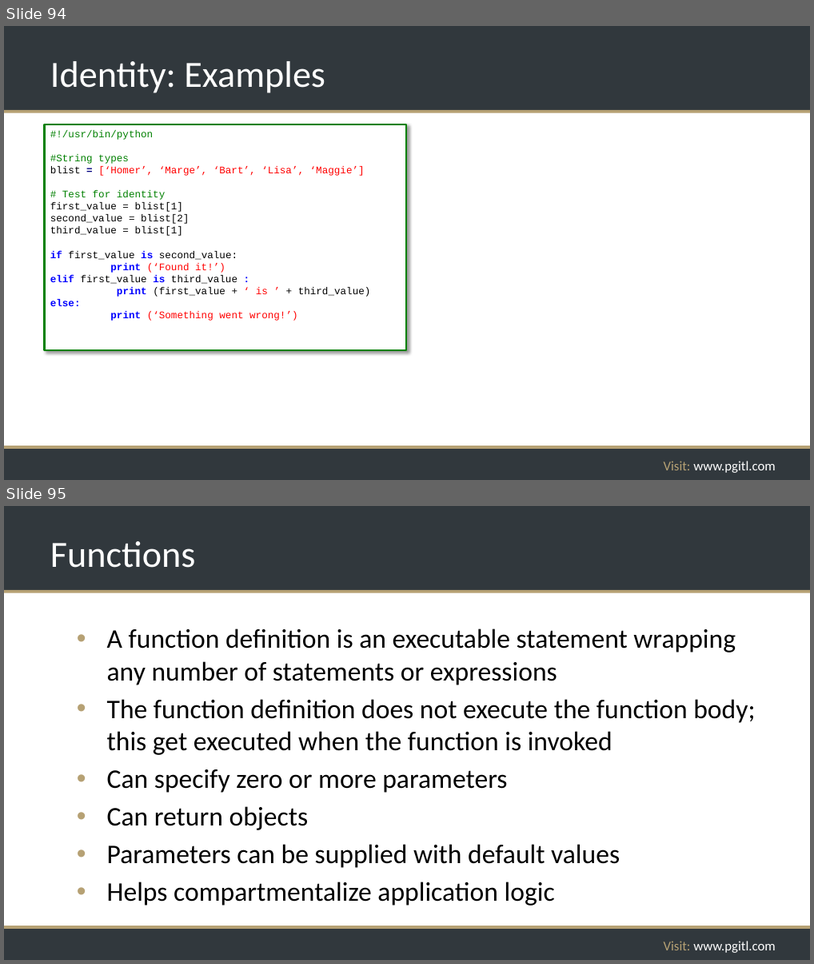
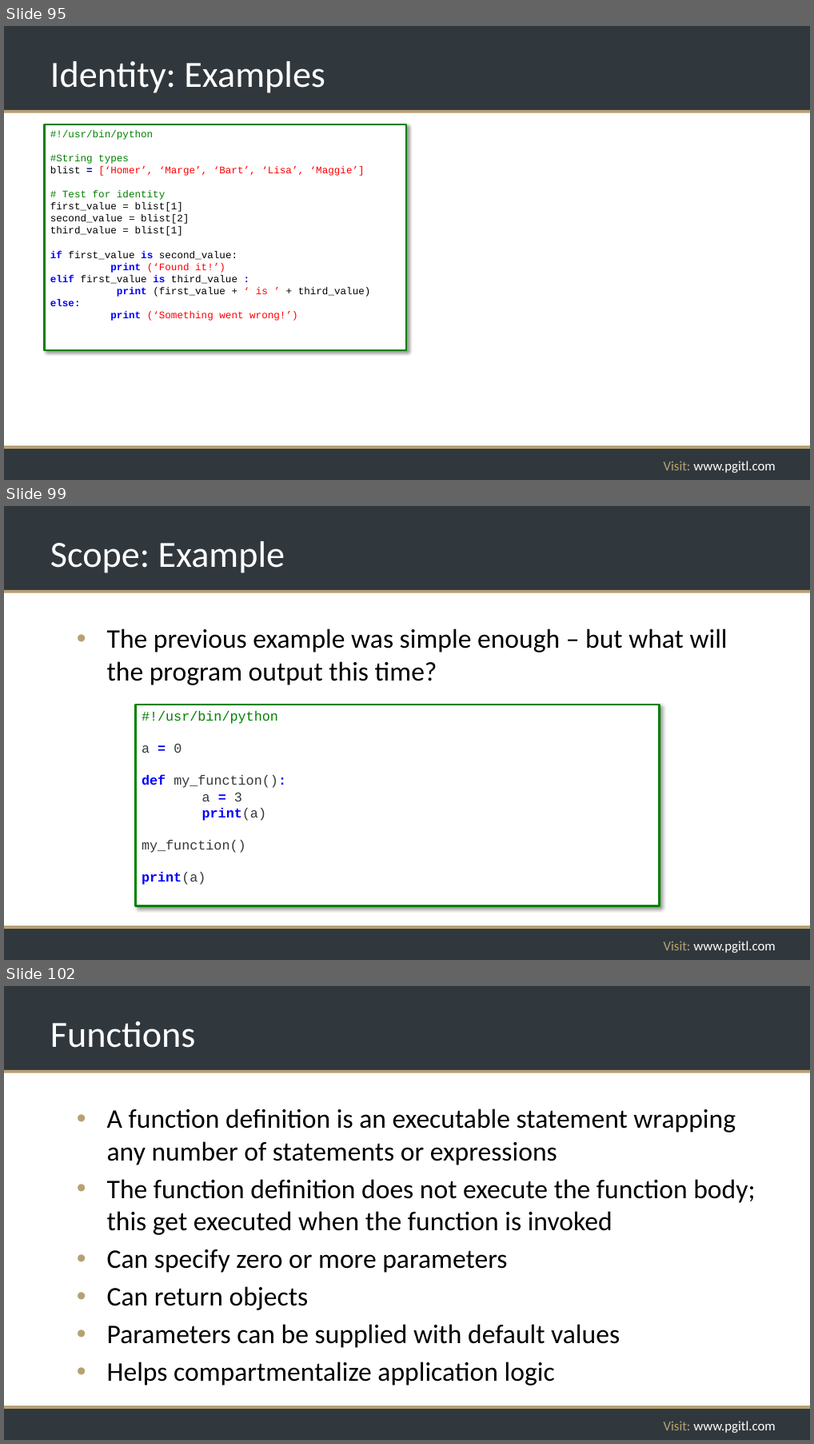
Before and after one commit to rikkouri/project-a, a slide deck: Programming Foundations.pptx. Shown one above the other, each under a label of ours: slides 94 and 95 before the commit, slides 95, 99 and 102 after it; the slides between them are not shown. The pictures are 814x964 and 814x1444 pixels, drawn with LibreOffice and Linux fonts; fonts in the diff are those of the drawing; background and template pictures are left out. Boxes give left, top, right and bottom in pixels: in the first picture for what was removed or moved away, otherwise in the second. Text is boxed around its words. In the diff, an @@ line names an element or a change of style, - is before the commit and + after.

Commit message:
Added scope slides

```diff
--- a/Programming Foundations.pptx
+++ b/Programming Foundations.pptx
@@ slide 99 added at <box>4,506,810,960</box>, background #FFFFFF; not listed: 5 template elements that a slide beside it also shows @@
@@ title added at <box>50,541,285,573</box>, 44 pt, text #FFFFFF @@
+Scope: Example
@@ text added at <box>107,628,728,685</box>, 32 pt, text #000000 @@
+• The previous example was simple enough – but what will the program output this time?
@@ rectangle added at <box>136,704,660,906</box>, fill #FFFFFF, outline #008000 2.25 pt, 16 pt, text #31383D @@
+#!/usr/bin/python
+a = 0
+def my_function():
+a = 3
+print(a)
+my_function()
+print(a)
@@ what was slide 94 is now slide 95 @@
@@ what was slide 95 is now slide 102 @@
```
Also in this commit, not shown: 4 slides changed, 6 other slides added.
